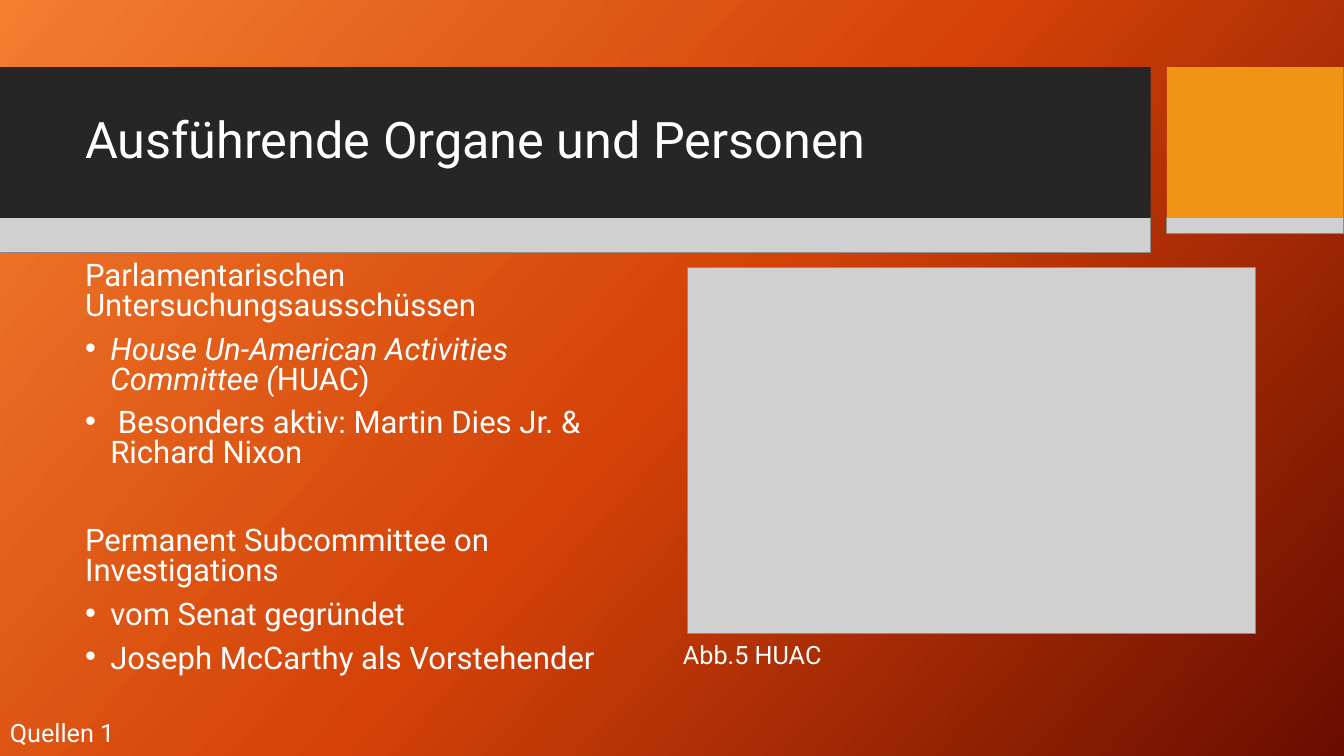
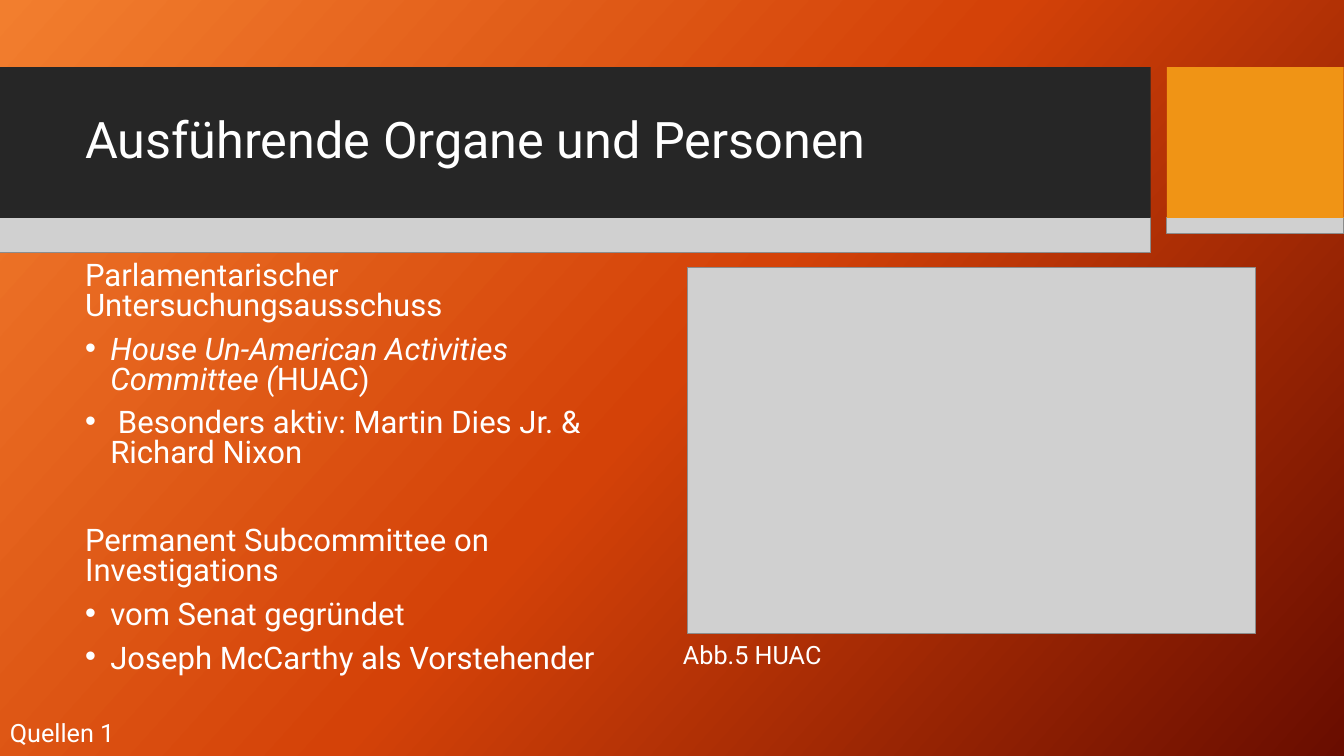
Before and after one commit to AkazeX/Schule, a slide deck: slide 6 of BM/Geschichte/McCathyismus/McCarthyismus.pptx. Drawn at 1344x756 pixels with LibreOffice and Linux fonts; fonts in the diff are those of the drawing; grey boxes stand for pictures; background and template pictures are left out. Boxes give left, top, right and bottom in pixels: in the first picture for what was removed or moved away, otherwise in the second. Text is boxed around its words. In the diff, an @@ line names an element or a change of style, - is before the commit and + after.

```diff
--- a/BM/Geschichte/McCathyismus/McCarthyismus.pptx
+++ b/BM/Geschichte/McCathyismus/McCarthyismus.pptx
@@ text at <box>85,262,442,323</box>: text changed @@
-Parlamentarischen Untersuchungsausschüssen
+Parlamentarischer Untersuchungsausschuss
```
Also in this commit, not shown: 7 other slides changed, 1 slide added, 7 other files.
